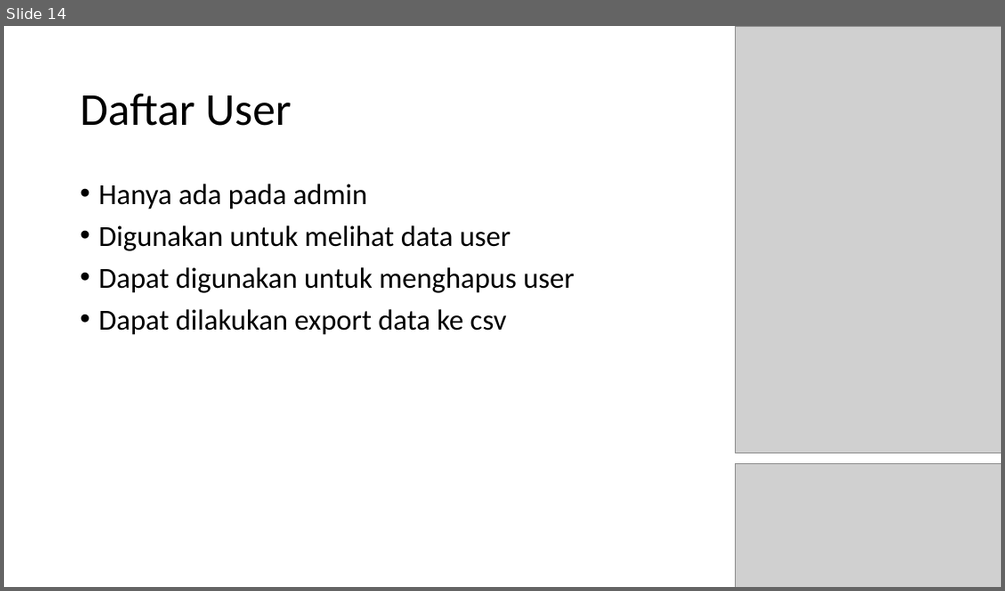
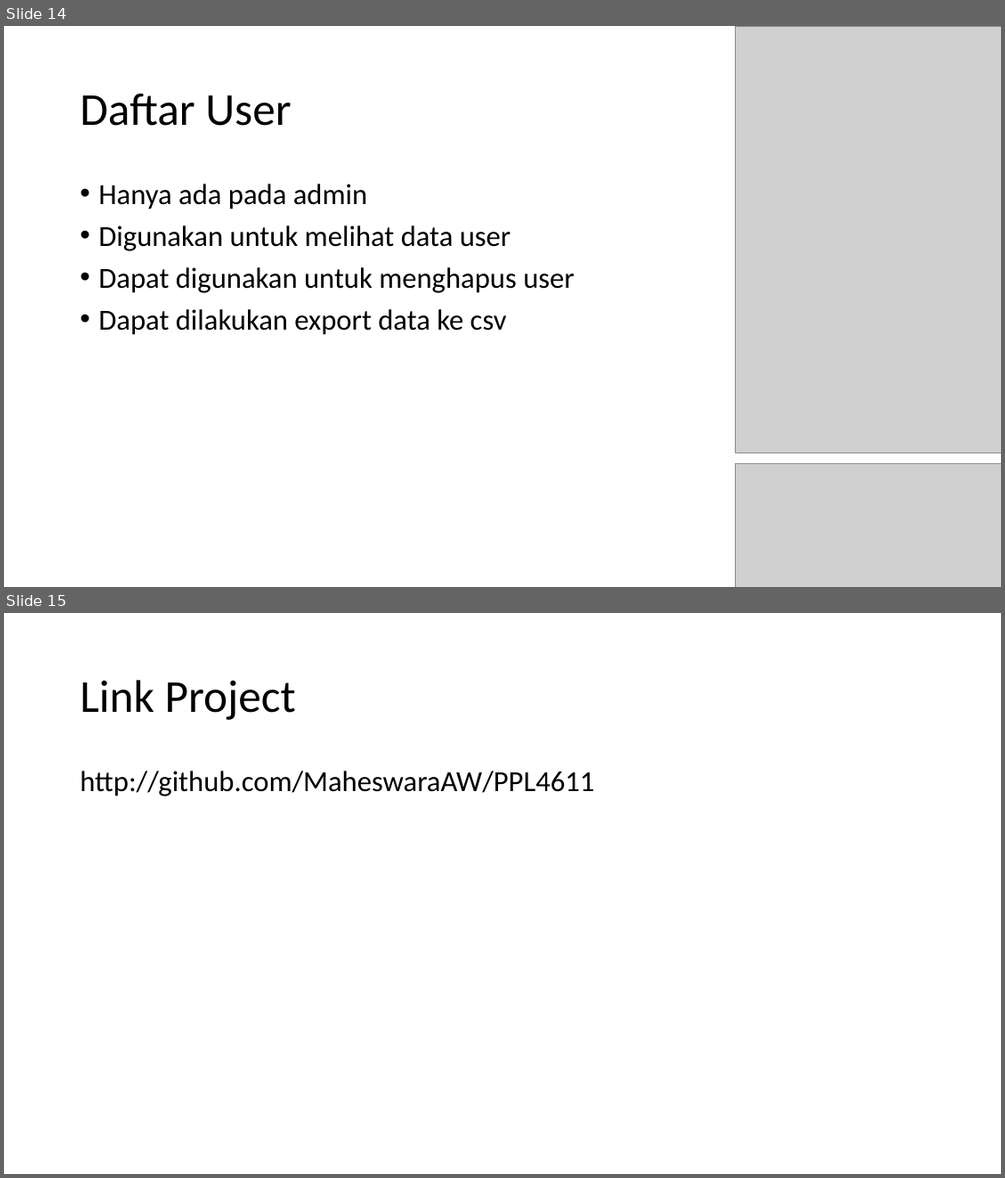
Before and after one commit to MaheswaraAW/-PPL4611, a slide deck: APLIKASI CATALOG BOARD GAMES.pptx. Shown one above the other, each under a label of ours: slide 14 before the commit, slides 14 and 15 after it. The pictures are 1005x591 and 1005x1178 pixels, drawn with LibreOffice and Linux fonts; fonts in the diff are those of the drawing; grey boxes stand for pictures. Boxes give left, top, right and bottom in pixels: in the first picture for what was removed or moved away, otherwise in the second. Text is boxed around its words. In the diff, an @@ line names an element or a change of style, - is before the commit and + after.

```diff
--- a/APLIKASI CATALOG BOARD GAMES.pptx
+++ b/APLIKASI CATALOG BOARD GAMES.pptx
@@ slide 15 added at box(4, 613, 1001, 1174), background #FFFFFF @@
@@ title added at box(80, 680, 296, 720), 44 pt, text #000000 @@
+Link Project
@@ text added at box(80, 771, 594, 796), 28 pt, text #000000 @@
+http://github.com/MaheswaraAW/PPL4611
```
